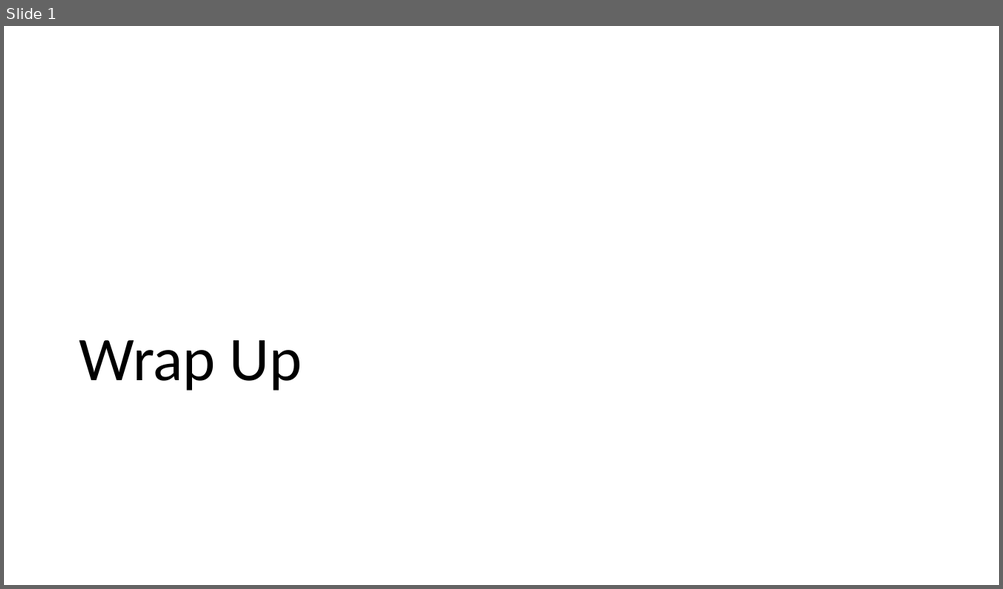
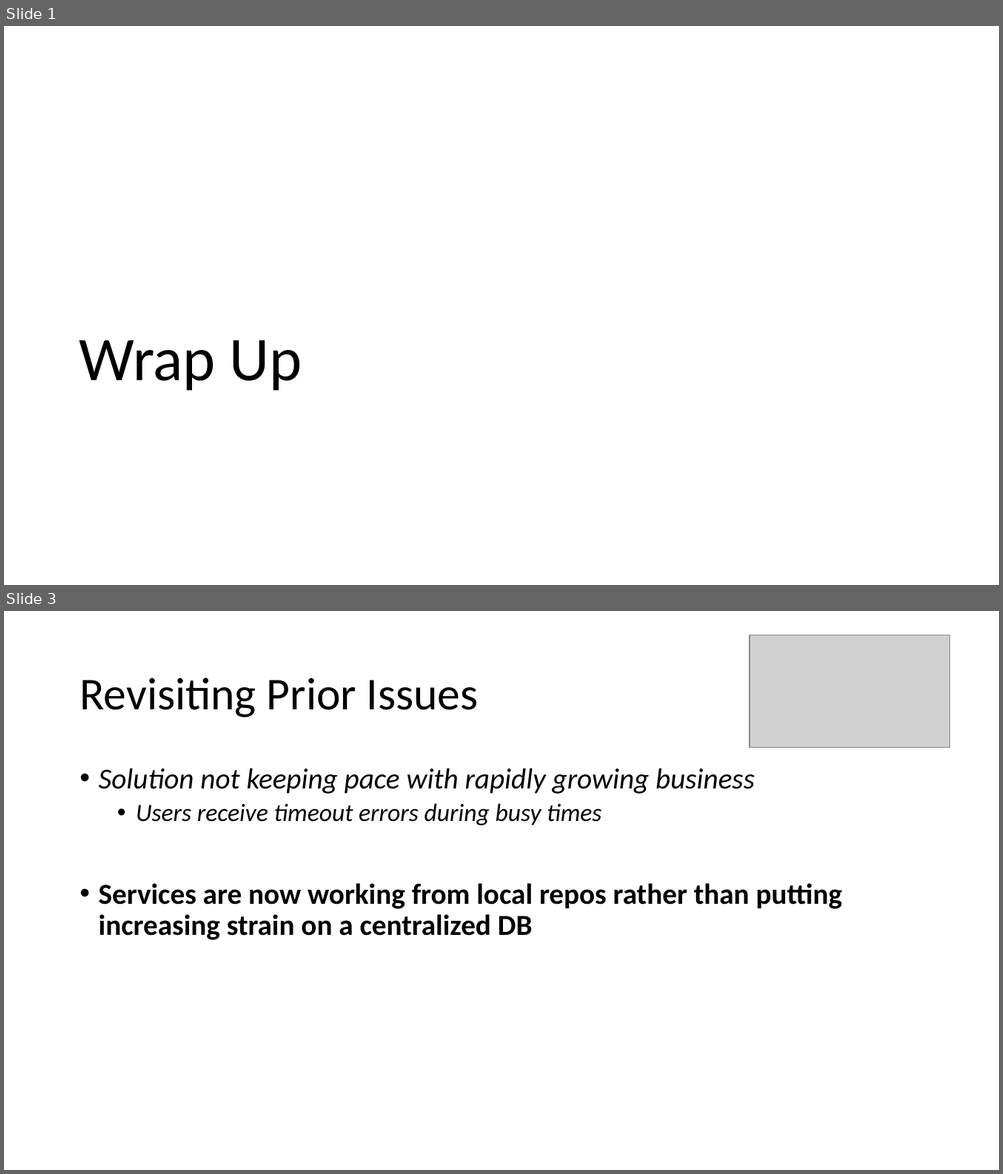
Before and after one commit to scottctr/EdaWorkshop, a slide deck: BusinessLogic/Docs/EdaWorkshop_WrapUp.pptx. Shown one above the other, each under a label of ours: slide 1 before the commit, slides 1 and 3 after it; the slides between them are not shown. The pictures are 1003x589 and 1003x1174 pixels, drawn with LibreOffice and Linux fonts; fonts in the diff are those of the drawing; grey boxes stand for pictures. Boxes give left, top, right and bottom in pixels: in the first picture for what was removed or moved away, otherwise in the second. Text is boxed around its words. In the diff, an @@ line names an element or a change of style, - is before the commit and + after.

```diff
--- a/BusinessLogic/Docs/EdaWorkshop_WrapUp.pptx
+++ b/BusinessLogic/Docs/EdaWorkshop_WrapUp.pptx
@@ slide 3 added at (x1=4, y1=611, x2=999, y2=1170), background #FFFFFF @@
@@ picture added at (x1=749, y1=635, x2=950, y2=748) @@
@@ title added at (x1=79, y1=678, x2=478, y2=718), 44 pt, text #000000 @@
+Revisiting Prior Issues
@@ text added at (x1=99, y1=768, x2=842, y2=940), 28 pt, text #000000, italic @@
+• Solution not keeping pace with rapidly growing business
+  • Users receive timeout errors during busy times
+• Services are now working from local repos rather than putting increasing strain on a centralized DB
```
Also in this commit, not shown: 3 slides changed, 4 other slides added, 1 slide removed.
